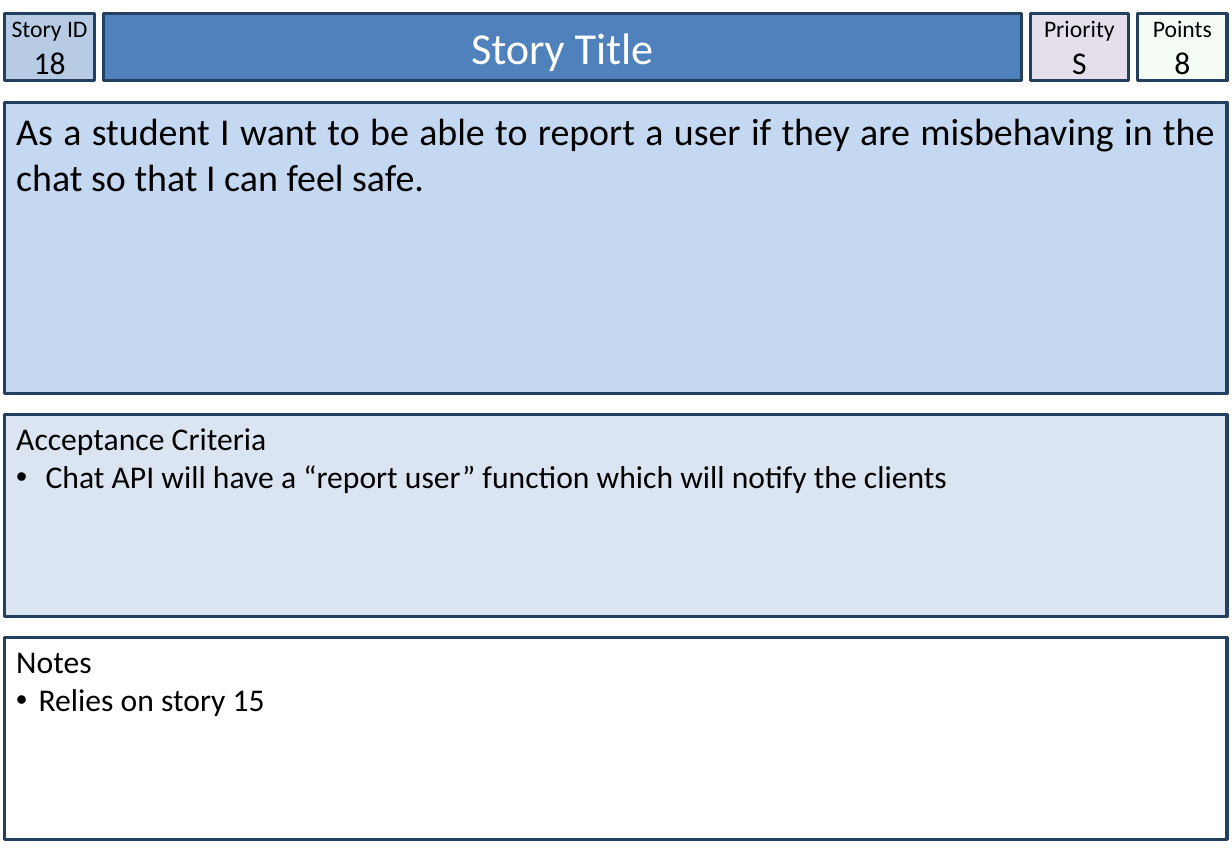
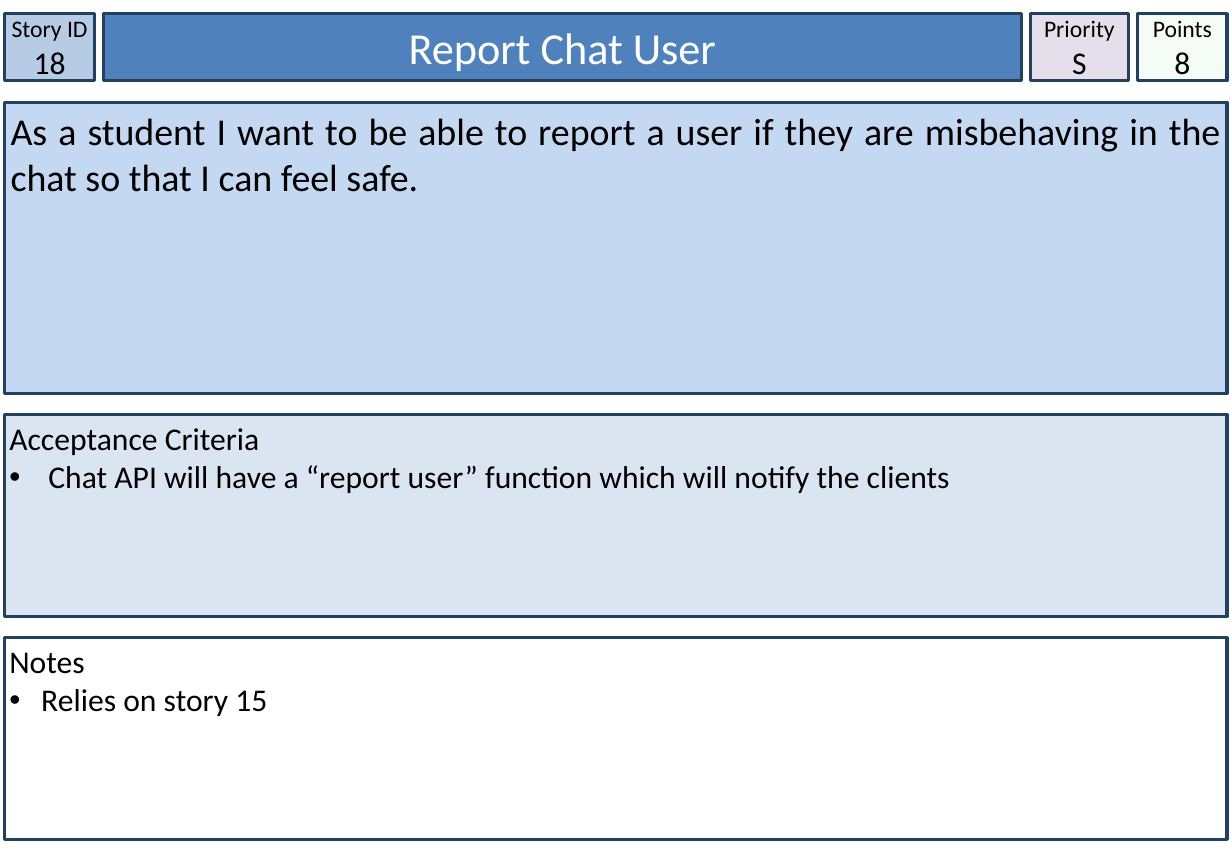
Before and after one commit to jonathancromie/IFB299-Textbook-Sharing-Scheme, a slide deck: slide 37 of User Stories.pptx. Drawn at 1232x853 pixels with LibreOffice and Linux fonts; fonts in the diff are those of the drawing. Boxes give left, top, right and bottom in pixels: in the first picture for what was removed or moved away, otherwise in the second. Text is boxed around its words. In the diff, an @@ line names an element or a change of style, - is before the commit and + after.

Commit message:
Minor spelling changes

```diff
--- a/User Stories.pptx
+++ b/User Stories.pptx
@@ text added at box(409, 33, 716, 71), 28 pt, text #FFFFFF @@
+Report Chat User
@@ text in rectangle at box(471, 33, 654, 71): text removed @@
-Story Title
@@ text "As a student I want ...": place and size @@
-text "As a student I want ..." at box(5, 102, 1227, 394)
+text "As a student I want ..." at box(11, 118, 1220, 192)
@@ text "As a student I want ..." at box(11, 118, 1220, 192): fill #C5D8F1 to none; outline #244061 2 pt to none @@
@@ rectangle added at box(5, 102, 1227, 394), fill #C5D8F1, outline #244061 2 pt @@
@@ text "Acceptance Criteria": place and size @@
-text "Acceptance Criteria" at box(5, 415, 1227, 617)
+text "Acceptance Criteria" at box(9, 428, 950, 493)
@@ text "Acceptance Criteria" at box(9, 428, 950, 493): fill #DAE5F1 to none; outline #244061 2 pt to none @@
@@ rectangle added at box(5, 415, 1227, 617), fill #DAE5F1, outline #244061 2 pt @@
@@ text at box(48, 465, 950, 493): indent changed @@
@@ text "Notes": place and size @@
-text "Notes" at box(5, 638, 1227, 840)
+text "Notes" at box(9, 652, 267, 716)
@@ text "Notes" at box(9, 652, 267, 716): fill #FFFFFF to none; outline #244061 2 pt to none @@
@@ rectangle added at box(5, 638, 1227, 840), fill #FFFFFF, outline #244061 2 pt @@
@@ text at box(41, 689, 267, 716): indent changed @@
```
Also in this commit, not shown: 57 other slides changed, 1 slide removed.
